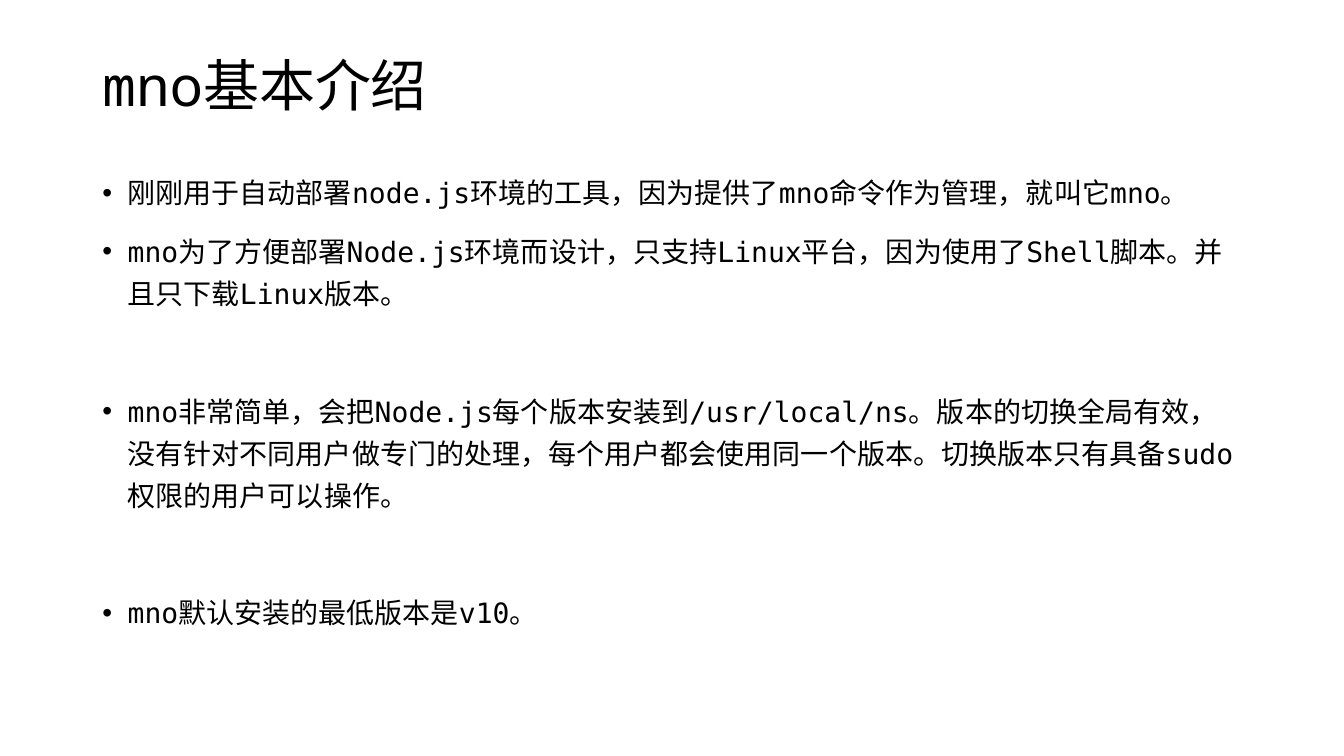
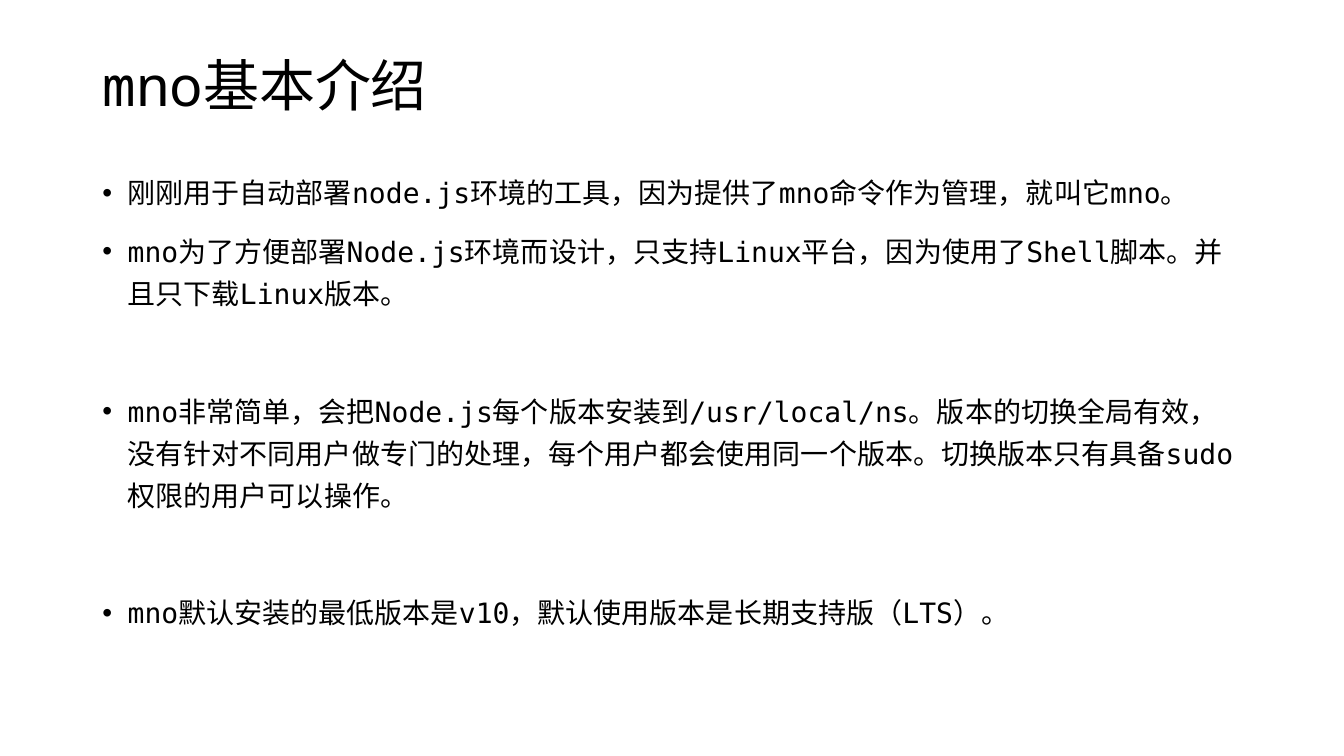
Before and after one commit to edu2act/course-wechat-and-miniprogram, a slide deck: slide 14 of materials/ch06/ch06-服务端和远程请求.pptx. Drawn at 1344x756 pixels with LibreOffice and Linux fonts; fonts in the diff are those of the drawing. Boxes give left, top, right and bottom in pixels: in the first picture for what was removed or moved away, otherwise in the second. Text is boxed around its words. In the diff, an @@ line names an element or a change of style, - is before the commit and + after.

```diff
--- a/materials/ch06/ch06-服务端和远程请求.pptx
+++ b/materials/ch06/ch06-服务端和远程请求.pptx
@@ text at box(128, 601, 1009, 626): text changed @@
-• mno默认安装的最低版本是v10。
+• mno默认安装的最低版本是v10，默认使用版本是长期支持版（LTS）。
```
Also in this commit, not shown: 8 other slides changed, 1 slide added, 1 slide removed, 17 other files.
